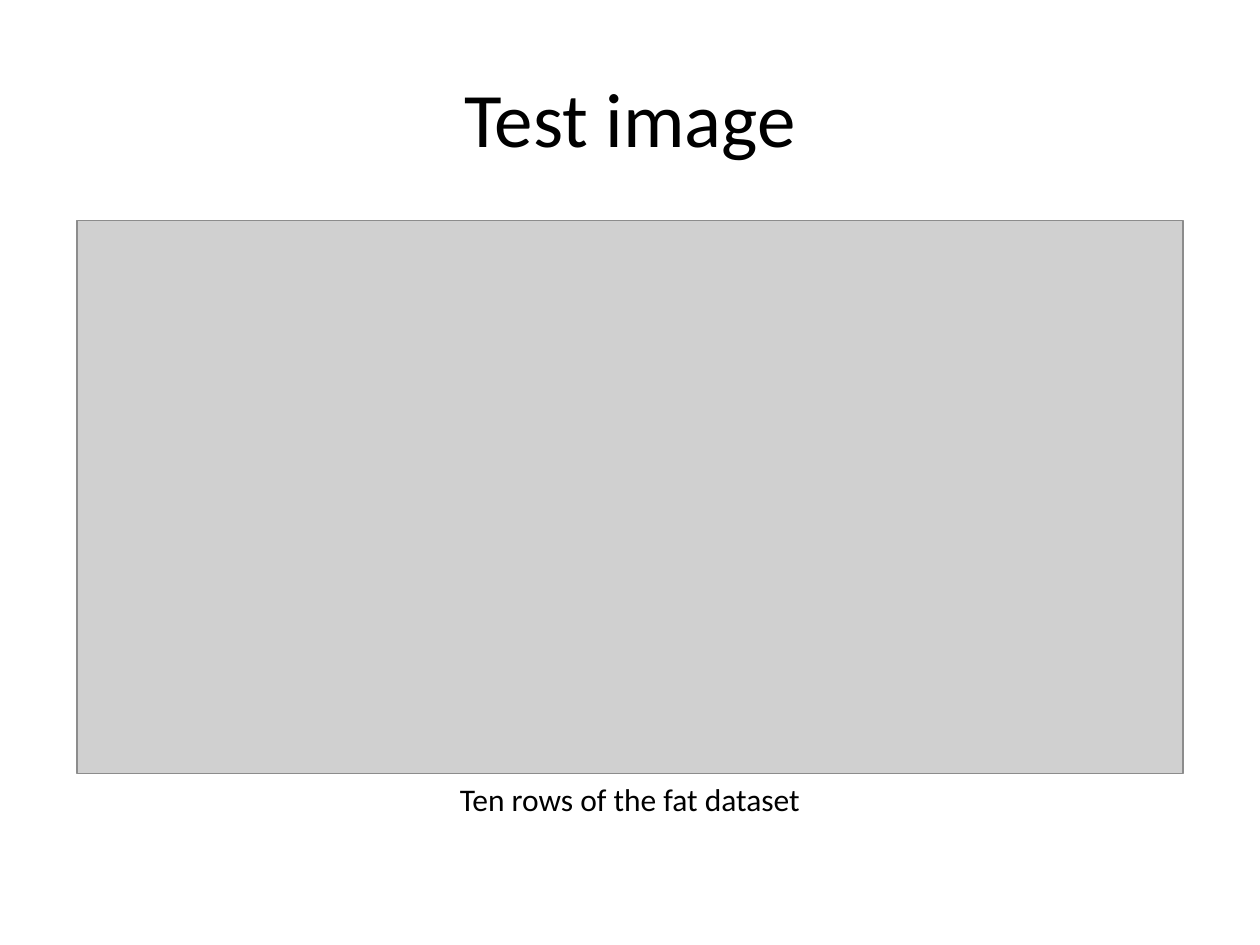
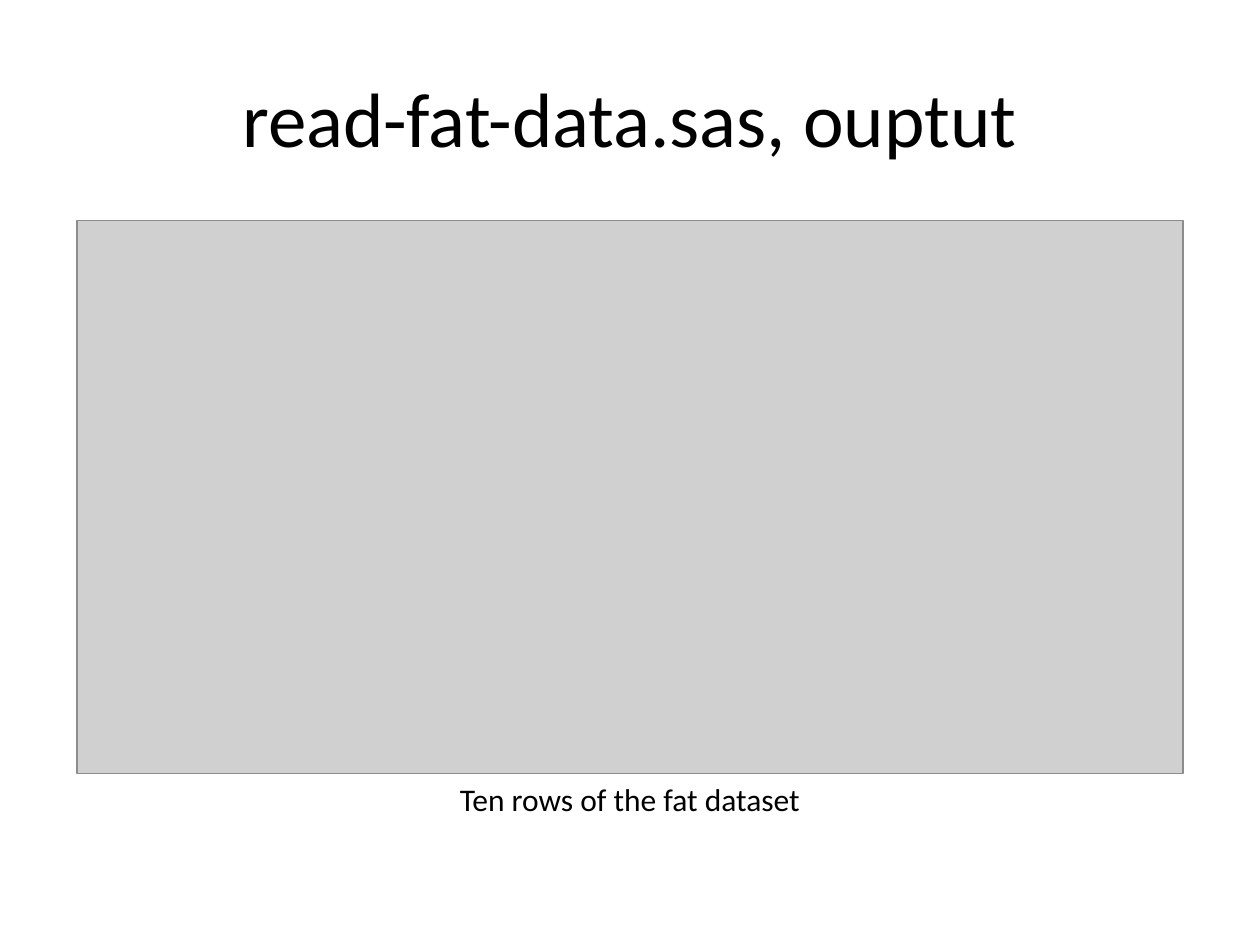
Before and after one commit to classes-simon/5507, a slide deck: slide 7 of module03/src/slides-and-speaker-notes-03.pptx (slide 3 before the commit). Drawn at 1260x945 pixels with LibreOffice and Linux fonts; fonts in the diff are those of the drawing; grey boxes stand for pictures. Boxes give left, top, right and bottom in pixels: in the first picture for what was removed or moved away, otherwise in the second. Text is boxed around its words. In the diff, an @@ line names an element or a change of style, - is before the commit and + after.

```diff
--- a/module03/src/slides-and-speaker-notes-03.pptx
+++ b/module03/src/slides-and-speaker-notes-03.pptx
@@ title at (x1=242, y1=93, x2=1016, y2=160): text changed @@
-Test image
+read-fat-data.sas, ouptut
```
Also in this commit, not shown: 1 other slide changed, 6 slides added, 4 other files.
